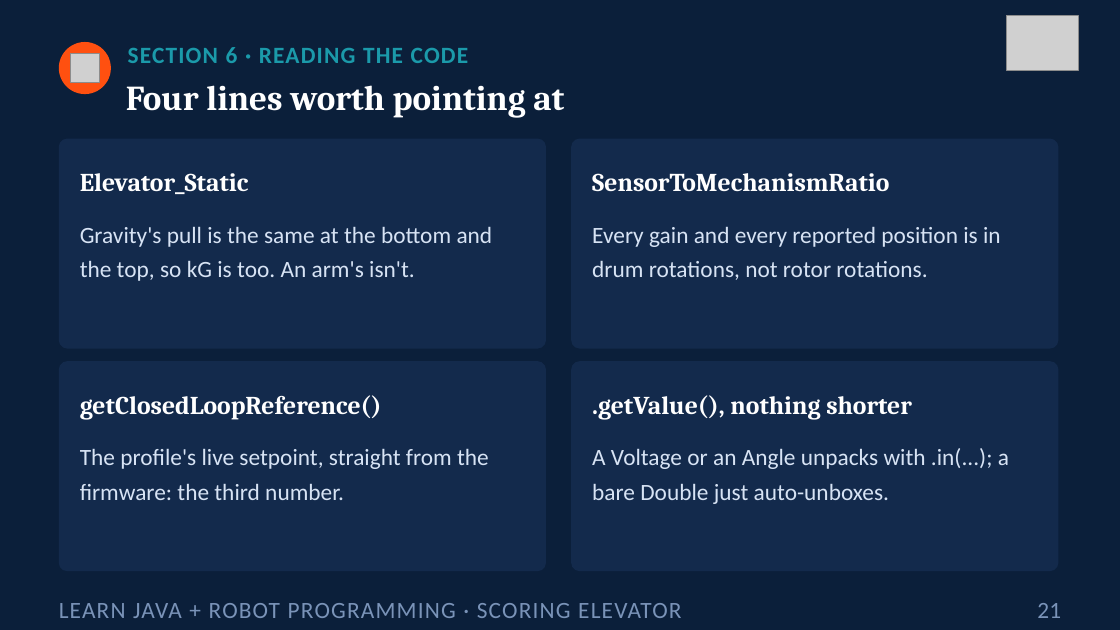
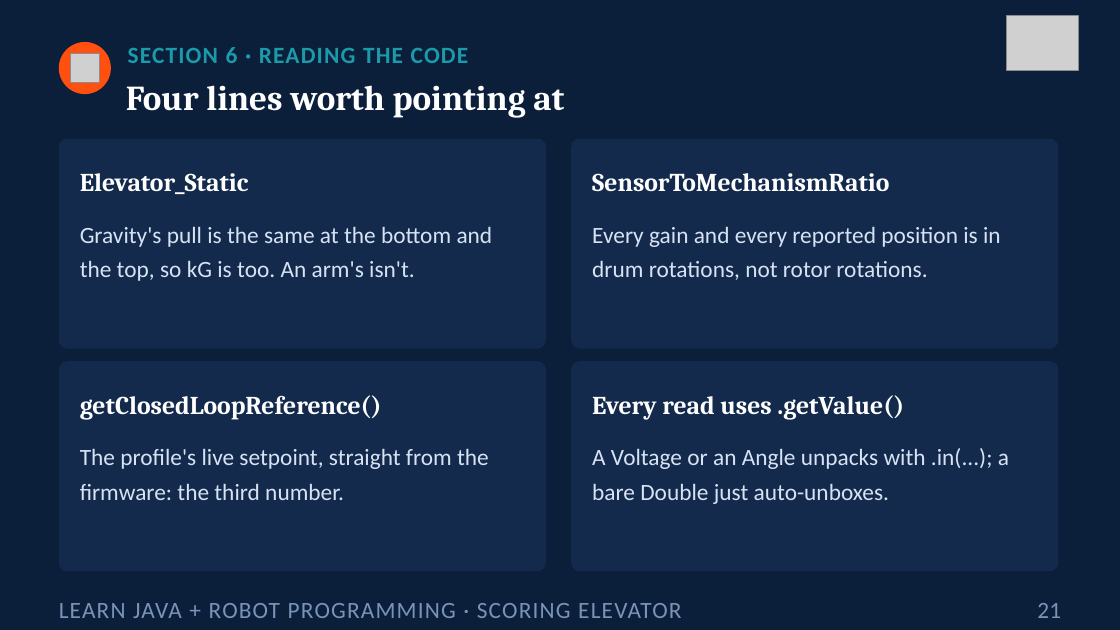
Before and after one commit to FRC5010/BasicRobotLessons, a slide deck: slide 21 of docs/presentations/v3/18-elevator.pptx. Drawn at 1120x630 pixels with LibreOffice and Linux fonts; fonts in the diff are those of the drawing; grey boxes stand for pictures. Boxes give left, top, right and bottom in pixels: in the first picture for what was removed or moved away, otherwise in the second. Text is boxed around its words. In the diff, an @@ line names an element or a change of style, - is before the commit and + after.

```diff
--- a/docs/presentations/v3/18-elevator.pptx
+++ b/docs/presentations/v3/18-elevator.pptx
@@ text at (x1=592, y1=395, x2=904, y2=419): text changed @@
-.getValue(), nothing shorter
+Every read uses .getValue()
```
Also in this commit, not shown: 21 other files.
